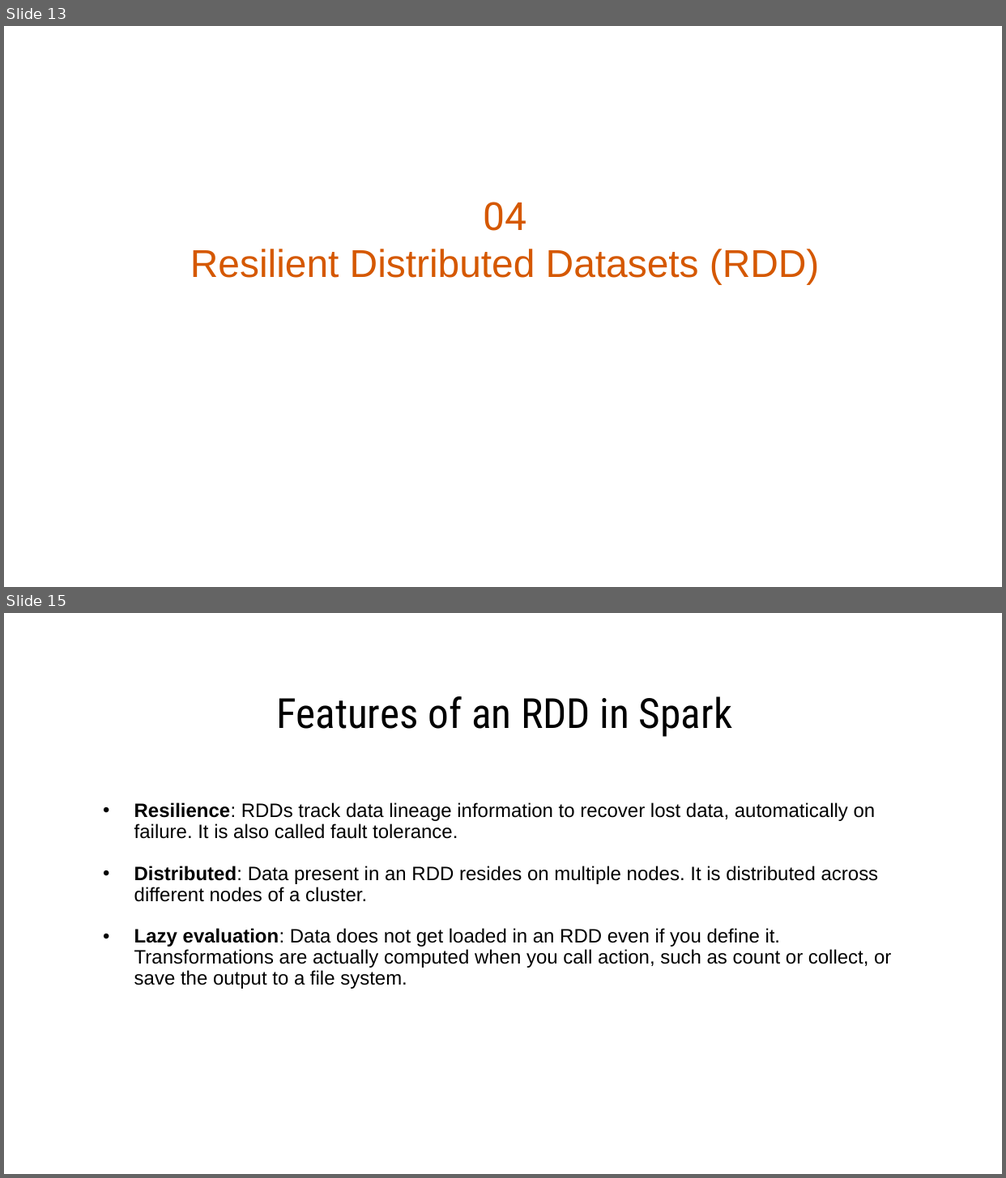
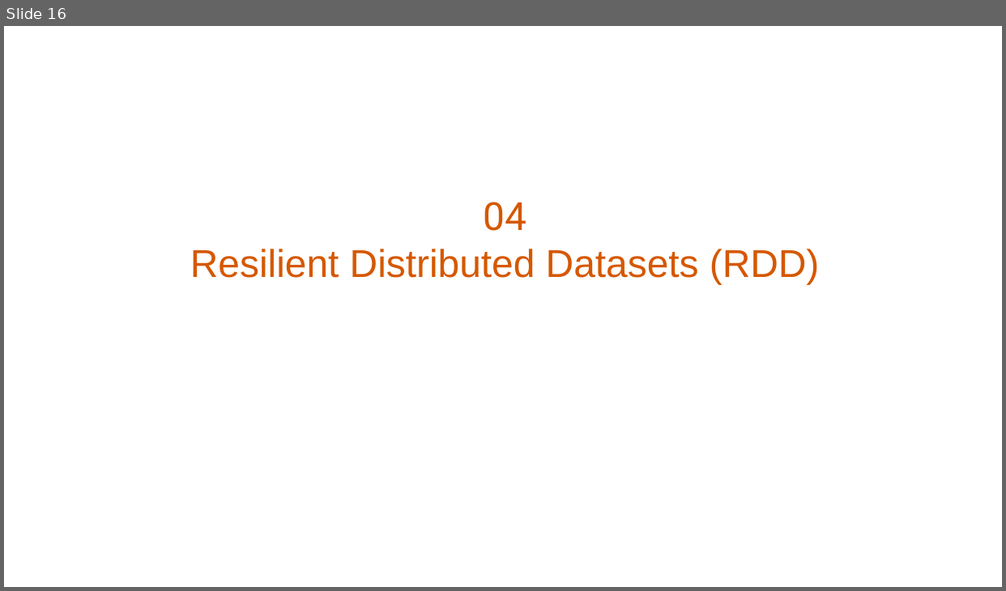
Before and after one commit to danaelshrbiny10/pyspark-playstore, a slide deck: ppt/apache-spark.pptx. Shown one above the other, each under a label of ours: slides 13 and 15 before the commit, slide 16 after it; the slides between them are not shown. The pictures are 1006x1178 and 1006x591 pixels, drawn with LibreOffice and Linux fonts; fonts in the diff are those of the drawing. Boxes give left, top, right and bottom in pixels: in the first picture for what was removed or moved away, otherwise in the second. Text is boxed around its words. In the diff, an @@ line names an element or a change of style, - is before the commit and + after.

```diff
--- a/ppt/apache-spark.pptx
+++ b/ppt/apache-spark.pptx
@@ slide 15 removed at [4, 613, 1002, 1174], background #FFFFFF @@
@@ title removed at [276, 696, 732, 737] @@
-Features of an RDD in Spark
@@ text removed at [134, 803, 891, 989] @@
-• Resilience: RDDs track data lineage information to recover lost data, automatically on failure. It is also called fault tolerance.
-• Distributed: Data present in an RDD resides on multiple nodes. It is distributed across different nodes of a cluster.
-• Lazy evaluation: Data does not get loaded in an RDD even if you define it. Transformations are actually computed when you call action, such as count or collect, or save the output to a file system.
@@ freeform shape removed at [292, 850, 351, 940] @@
@@ freeform shape removed at [475, 850, 534, 940] @@
@@ what was slide 13 is now slide 16 @@
```
Also in this commit, not shown: 4 slides changed, 4 slides added, 1 other slide removed, 1 other file.
